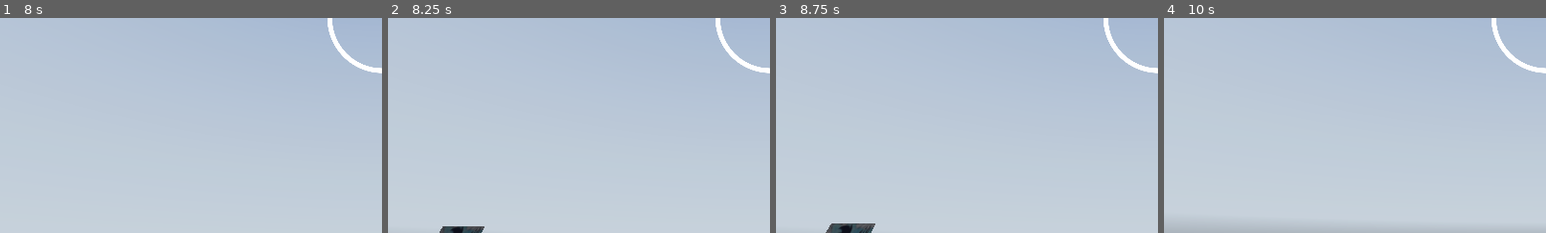
Above: before the commit, frames 1-4 (left to right).
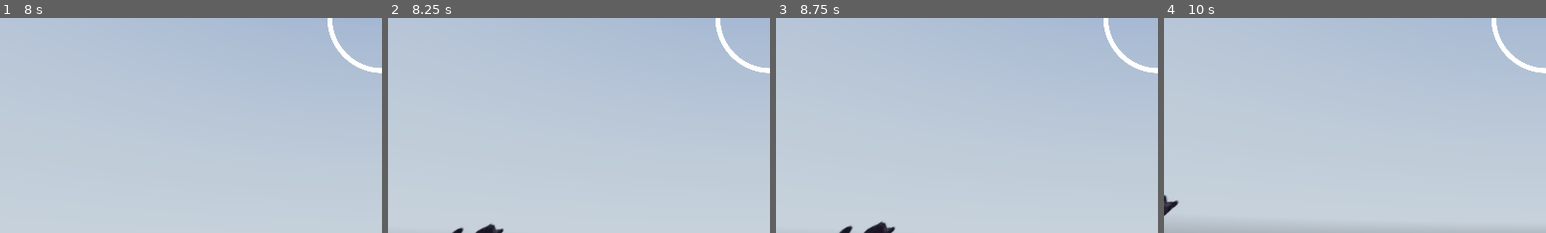
Above: after the commit, the same moments.

Repository: LordYamoshi/Team-15-Pre-Columbiaanse-Kunst
Game: Godot game, scene res://Scenes/game_manager.tscn
Two runs of this game, one before a commit and one after it. Both use one fixed random seed, a clock stepped at 60 frames per second and the inputs below. A sky picture missing from this copy of the repository is replaced by a grey-blue gradient.
Inputs (mouse positions are % of the whole screen's width and height, from its top left):
- Up to frame 1 (8 s): click "START GAME" at 0.5 s; tap Enter at 1.25, 2.75, 4.25 s; move the mouse to (55, 50) at 1.27 s; tap Space at 2, 3.5, 5 s; move the mouse to (45, 50) at 2.02 s; move the mouse to (52, 48) at 2.77 s; move the mouse to (49, 52) at 3.52 s; move the mouse to (57, 51) at 4.27 s; move the mouse to (42, 49) at 5.02 s; move the mouse to (51, 50) at 5.77 s; move the mouse to (46, 48) at 6.52 s; move the mouse to (55, 50) at 7.27 s
- Up to frame 2 (8.25 s): move the mouse to (45, 50) at 8.02 s
- Up to frame 3 (8.75 s): no input
- Up to frame 4 (10 s): move the mouse to (52, 48) at 8.77 s; move the mouse to (49, 52) at 9.52 s
The pictures show only the part of the screen within x 0-50%, y 50-100%; the shares and areas given below are measured in that part.

Frame 1 is identical in both runs. In frame 2, 0.5% of the frame differs, in the area x 13-31%, y 95-100%; in frame 3, 0.7%, in the area x 13-32%, y 94-100%; in frame 4, 0.2%.

Commit message:
Replaced halal goku with shadow hand

Diff:
--- a/Scenes/enemy.tscn
+++ b/Scenes/enemy.tscn
@@ -1,7 +1,7 @@
 [gd_scene load_steps=4 format=3 uid="uid://cx1a32foho0xr"]
 
 [ext_resource type="Script" path="res://Scripts/enemy.gd" id="1_2pj6k"]
-[ext_resource type="Texture2D" uid="uid://cdppsr266yfqs" path="res://2D Assets/halal_goku.jpg" id="1_wa5je"]
+[ext_resource type="Texture2D" uid="uid://cagilwcydqw12" path="res://2D Assets/Enemy.png" id="2_n7md6"]
 
 [sub_resource type="CylinderShape3D" id="CylinderShape3D_7jdrr"]
 height = 4.0
@@ -18,4 +18,4 @@
 [node name="Sprite3D" type="Sprite3D" parent="."]
 transform = Transform3D(0.5, 0, 0, 0, 0.5, 0, 0, 0, 0.5, 0, 1.5, 0)
 billboard = 2
-texture = ExtResource("1_wa5je")
+texture = ExtResource("2_n7md6")
Binary file added: 2D Assets/Enemy.png
Not shown, added: 2D Assets/Enemy.png.import
Not shown: 1 places in Scenes/game_manager.tscn that only renumber resources
